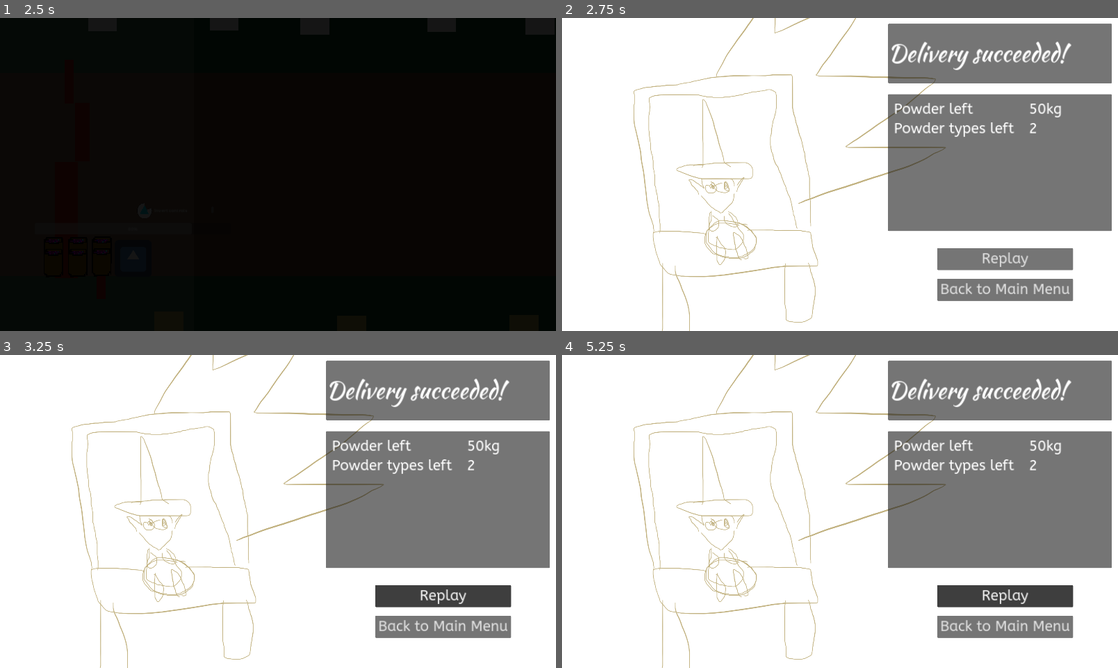
Above: before the commit, frames 1-4 (two rows, left to right).
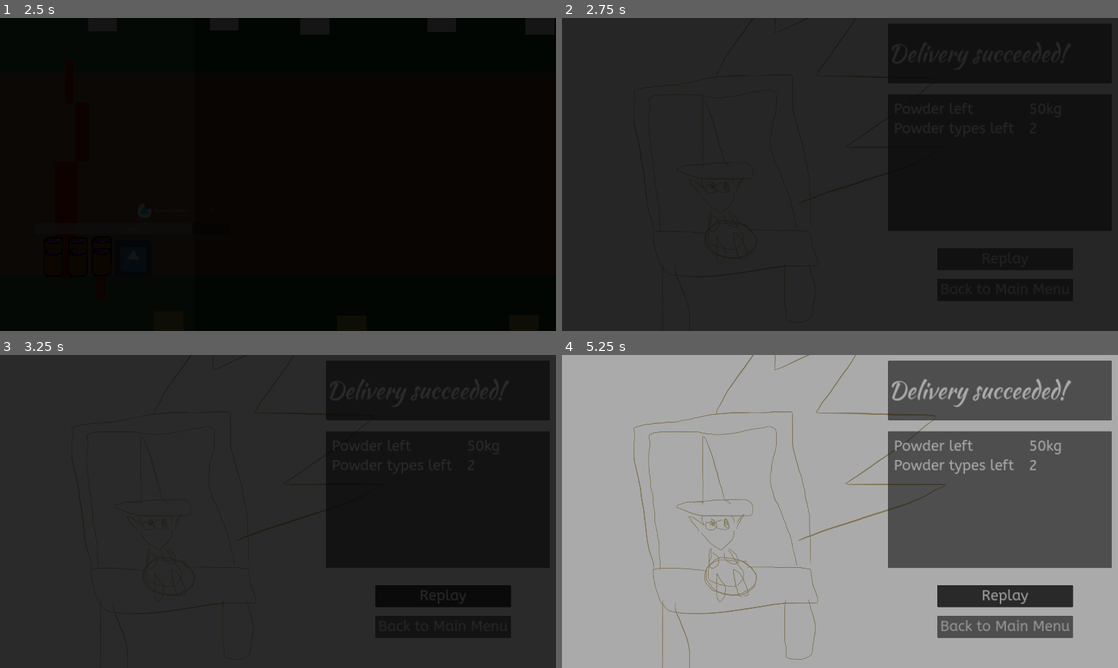
Above: after the commit, the same moments.

Repository: hsandt/ld53
Game: Godot game, scene res://scenes/main_menu_scene.tscn
The game is run twice, just before and just after one commit, with the same random seed, the same clock (stepped at 60 frames per second) and the same inputs. The engine's default icon, where the game draws it, is replaced by a stand-in: a white triangle on a blue panel in a dark square.
Inputs (mouse positions are in pixels of both pictures, inside the frame that each line leads up to):
- Up to frame 1 (2.5 s): tap Enter (ui_accept) at 0.5, 0.77, 1.52 s; move the mouse to (400, 158) at 0.52 s; hold Right (ui_right) 0.53-1.28 s; hold M (app_next_resolution) 0.53-1.28 s; click (400, 158) at 0.67 s; move the mouse to (166, 190) at 1.27 s; hold S (down) 1.28-2.03 s; tap N (app_prev_resolution) at 1.35 s; move the mouse to (333, 105) at 2.02 s; hold Right (ui_right) from 2.03 s (still down); hold M (app_next_resolution) from 2.03 s (still down)
- Up to frame 2 (2.75 s): keep holding Right (ui_right); keep holding M (app_next_resolution)
- Up to frame 3 (3.25 s): release Right (ui_right) at 2.75 s; release M (app_next_resolution) at 2.75 s; click "Replay" at 2.75 s
- Up to frame 4 (5.25 s): move the mouse to (812, 574) at 3.52 s; hold Up (ui_up) 3.53-4.28 s; tap N (app_prev_resolution) at 3.6 s; click (812, 574) at 3.67 s; tap Enter (ui_accept) at 3.77, 4.52 s; move the mouse to (1006, 558) at 4.27 s; hold Left (ui_left) 4.28-5 s; hold M (app_next_resolution) 4.28-5 s; click "Replay" at 5 s

Frame 1 is identical in both runs. In frame 2, 100% of the frame differs, in the area x 0-100%, y 0-100%; in frame 3, 100%; in frame 4, 98%.

Commit message:
[Transition] Fix layer to 10 so it shows above Result screen too

Diff:
--- a/singletons/TransitionScreen.tscn
+++ b/singletons/TransitionScreen.tscn
@@ -5,6 +5,7 @@
 
 [node name="TransitionScreen" type="CanvasLayer" node_paths=PackedStringArray("animation_player")]
 process_mode = 3
+layer = 10
 script = ExtResource("1_f7tk2")
 animation_player = NodePath("AnimationPlayer")
 
